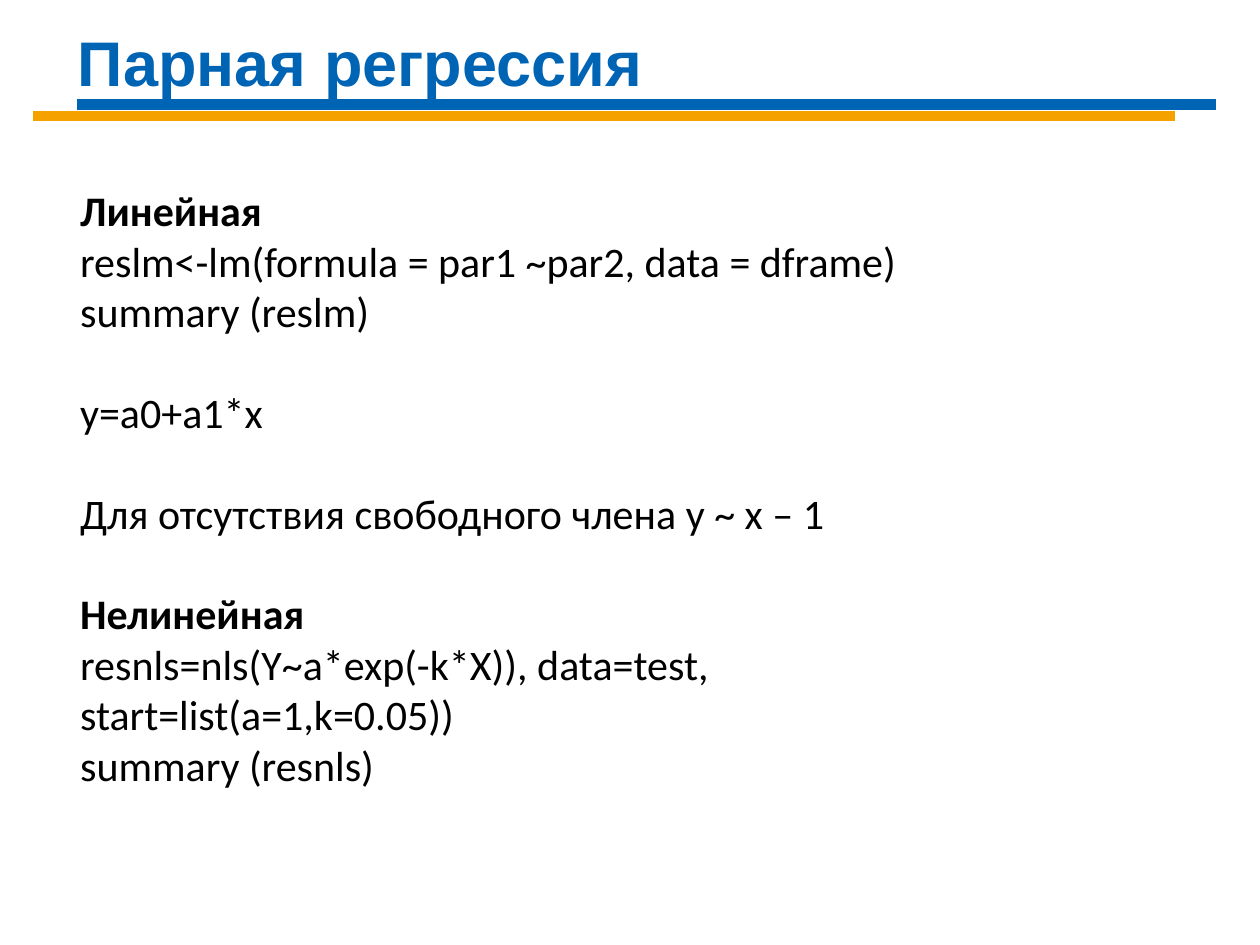
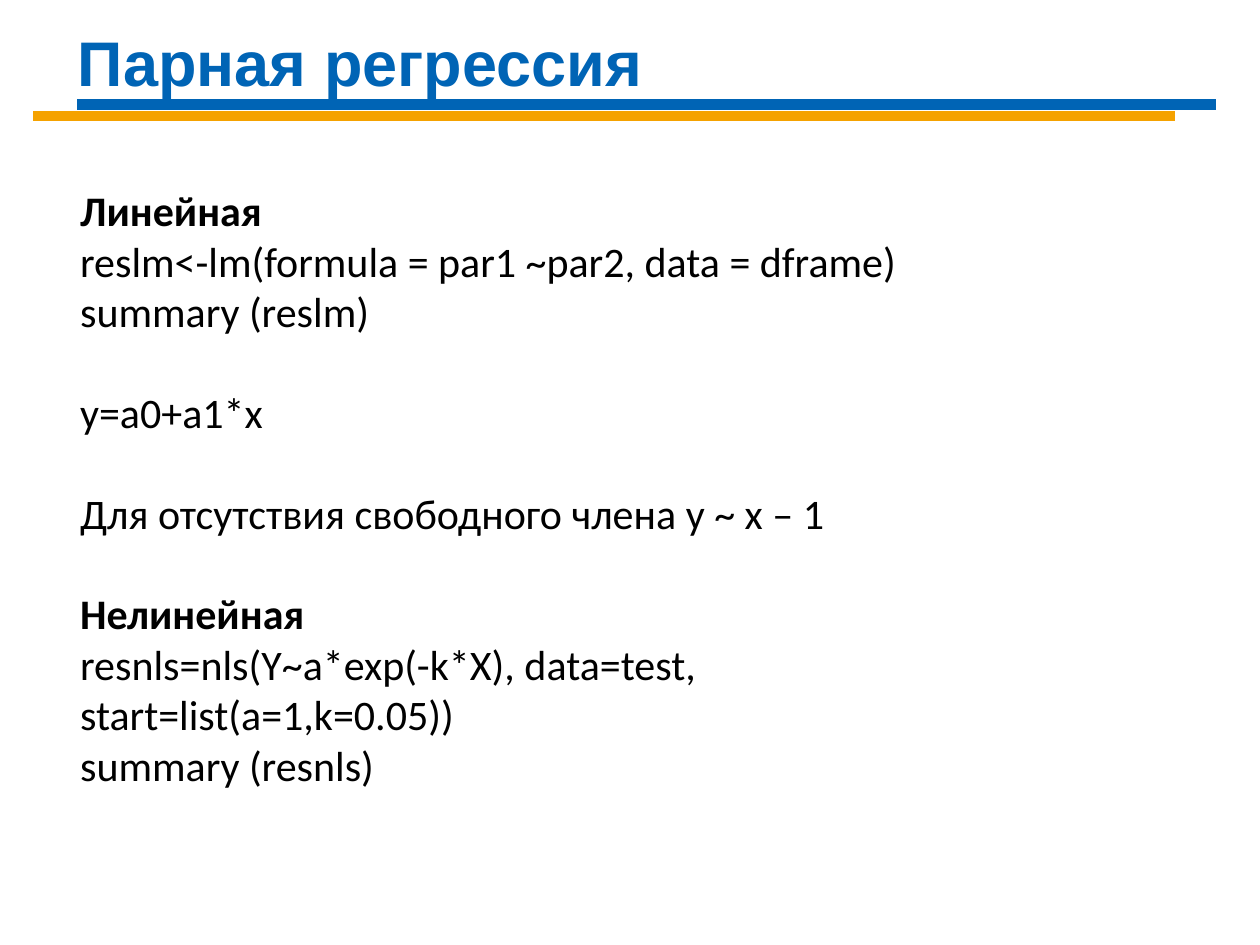
Before and after one commit to Demolis/Infopulse, a slide deck: slide 5 of DS_Sat_2020/DS-Day-03 R.pptx. Drawn at 1260x945 pixels with LibreOffice and Linux fonts; fonts in the diff are those of the drawing. Boxes give left, top, right and bottom in pixels: in the first picture for what was removed or moved away, otherwise in the second. Text is boxed around its words. In the diff, an @@ line names an element or a change of style, - is before the commit and + after.

```diff
--- a/DS_Sat_2020/DS-Day-03 R.pptx
+++ b/DS_Sat_2020/DS-Day-03 R.pptx
@@ text at <box>80,649,695,736</box>: text changed @@
-resnls=nls(Y~a*exp(-k*X)), data=test, start=list(a=1,k=0.05))
+resnls=nls(Y~a*exp(-k*X), data=test, start=list(a=1,k=0.05))
```
Also in this commit, not shown: 5 other files.
